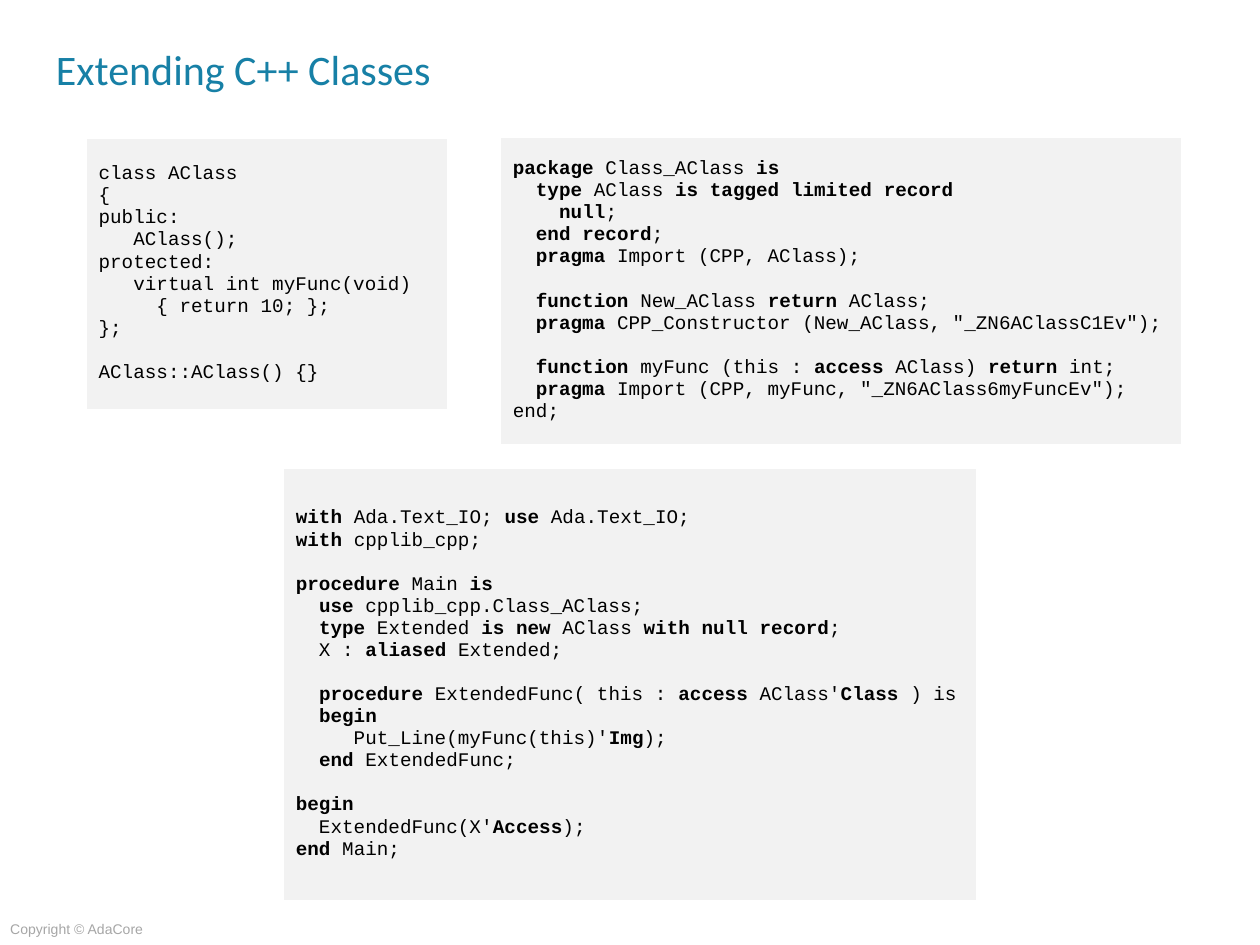
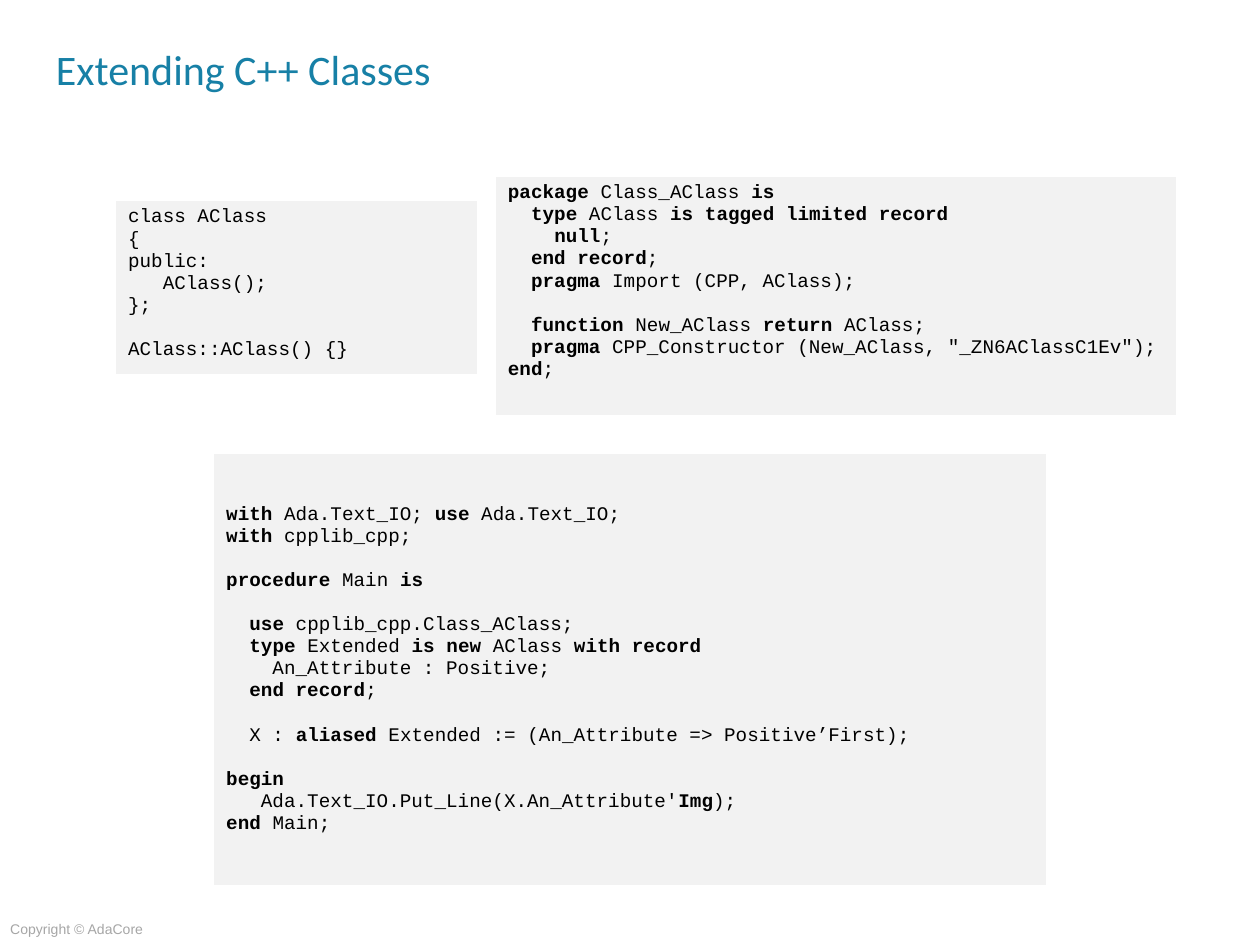
Before and after one commit to AdaCoreU/Courses, a slide deck: slide 12 of lectures/04_Mixed_Language_Programming_In_Ada/03_Ada_and_C++/Slides/03_Ada_and_C++.pptx. Drawn at 1260x945 pixels with LibreOffice and Linux fonts; fonts in the diff are those of the drawing; background and template pictures are left out. Boxes give left, top, right and bottom in pixels: in the first picture for what was removed or moved away, otherwise in the second. Text is boxed around its words. In the diff, an @@ line names an element or a change of style, - is before the commit and + after.

```diff
--- a/lectures/04_Mixed_Language_Programming_In_Ada/03_Ada_and_C++/Slides/03_Ada_and_C++.pptx
+++ b/lectures/04_Mixed_Language_Programming_In_Ada/03_Ada_and_C++/Slides/03_Ada_and_C++.pptx
@@ table at [495,176,1177,416] @@
@@ row 1, column 1: "package Class_AClass is / type AClass is tagged limited record / null; / end record; / pragma Import (CPP, AClass); / function New_AClass return AClass; / pragma CPP_Constructor (New_AClass, "_ZN6AClassC1Ev"); / function myFunc (this : access AClass) return int; / pragma Import (CPP, myFunc, "_ZN6AClass6myFuncEv"); / end;" to "package Class_AClass is / type AClass is tagged limited record / null; / end record; / pragma Import (CPP, AClass); / function New_AClass return AClass; / pragma CPP_Constructor (New_AClass, "_ZN6AClassC1Ev"); / end;" @@
@@ table: place and size @@
-table at [500,137,1182,445]
+table at [495,176,1177,416]
@@ table at [116,200,478,374] @@
-row 1, column 1: class AClass / { / public: / AClass(); / protected: / virtual int myFunc(void) / { return 10; }; / }; / AClass::AClass() {}
+row 1, column 1: class AClass / { / public: / AClass(); / }; / AClass::AClass() {}
@@ table: place and size @@
-table at [86,139,447,410]
+table at [116,200,478,374]
@@ table at [214,454,1047,887] @@
-row 1, column 1: with Ada.Text_IO; use Ada.Text_IO; / with cpplib_cpp; / procedure Main is / use cpplib_cpp.Class_AClass; / type Extended is new AClass with null record; / X : aliased Extended; / procedure ExtendedFunc( this : access AClass'Class ) is / begin / Put_Line(myFunc(this)'Img); / end ExtendedFunc; / begin / ExtendedFunc(X'Access); / end Main;
+row 1, column 1: with Ada.Text_IO; use Ada.Text_IO; / with cpplib_cpp; / procedure Main is / use cpplib_cpp.Class_AClass; / type Extended is new AClass with record / An_Attribute : Positive; / end record; / X : aliased Extended := (An_Attribute => Positive’First); / begin / Ada.Text_IO.Put_Line(X.An_Attribute'Img); / end Main;
@@ table: place and size @@
-table at [284,467,976,901]
+table at [214,454,1047,887]
```
Also in this commit, not shown: 1 other slide changed, 9 slides added, 8 slides removed.
